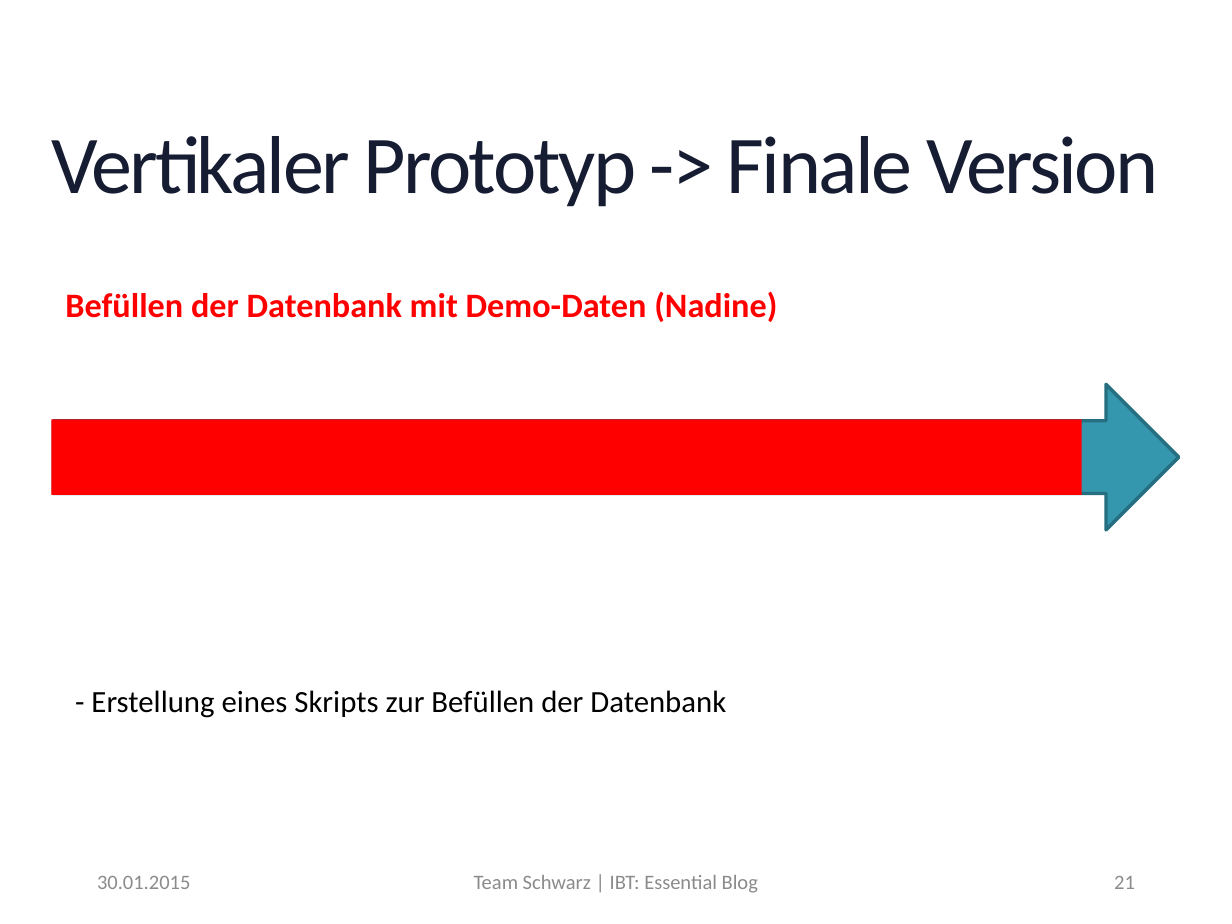
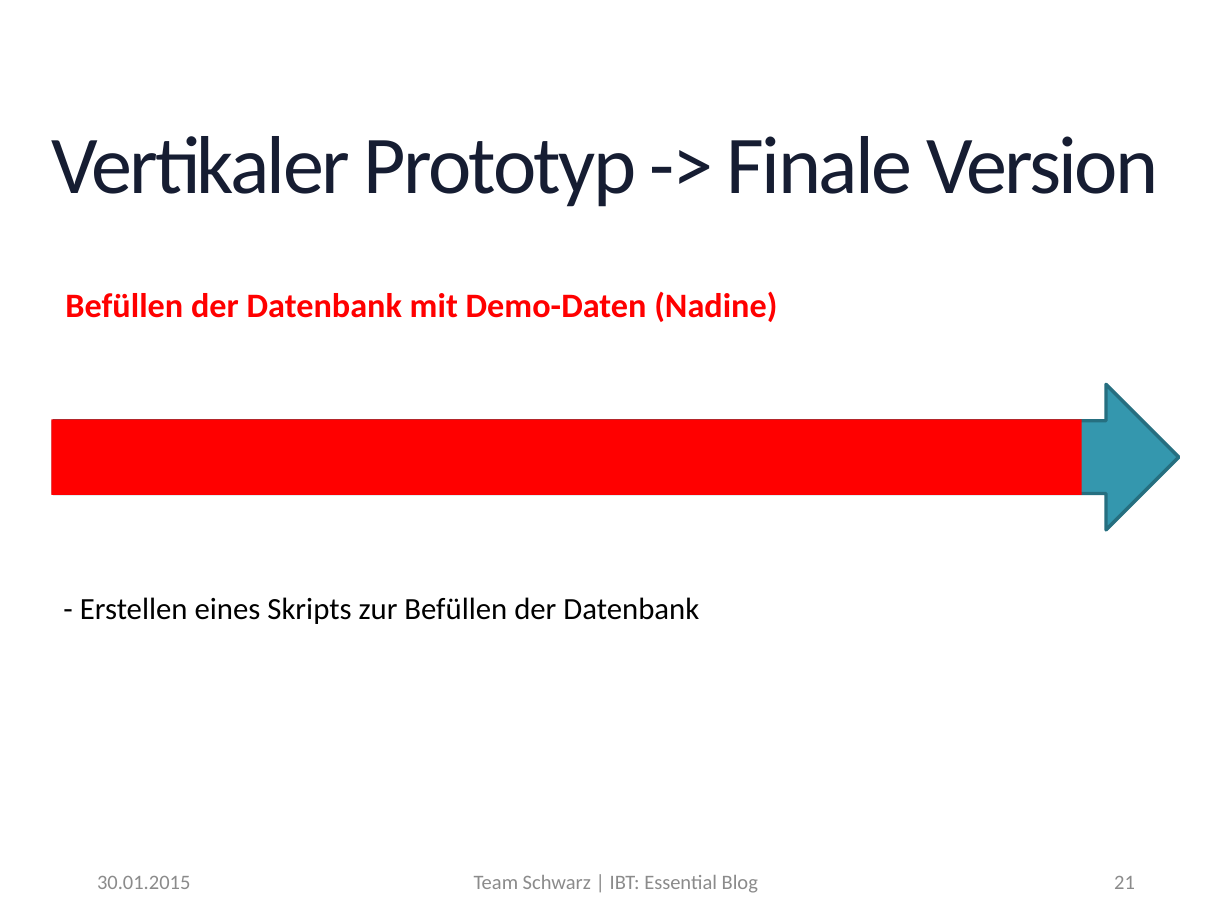
Before and after one commit to MrXXX92/EssentialBlog, a slide deck: slide 21 of Notizen/Präsentation_EssentialBlog.pptx. Drawn at 1232x924 pixels with LibreOffice and Linux fonts; fonts in the diff are those of the drawing; background and template pictures are left out. Boxes give left, top, right and bottom in pixels: in the first picture for what was removed or moved away, otherwise in the second. Text is boxed around its words. In the diff, an @@ line names an element or a change of style, - is before the commit and + after.

```diff
--- a/Notizen/Präsentation_EssentialBlog.pptx
+++ b/Notizen/Präsentation_EssentialBlog.pptx
@@ text at bbox=[80, 597, 699, 624]: text changed @@
-- Erstellung eines Skripts zur Befüllen der Datenbank
+- Erstellen eines Skripts zur Befüllen der Datenbank
```
Also in this commit, not shown: 7 other slides changed.
